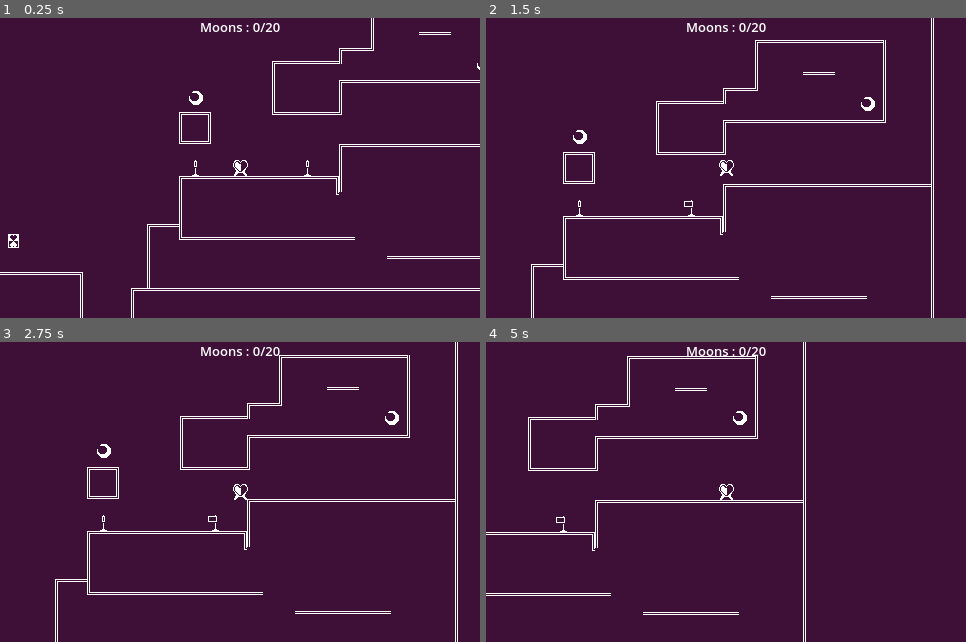
Above: before the commit, frames 1-4 (two rows, left to right).
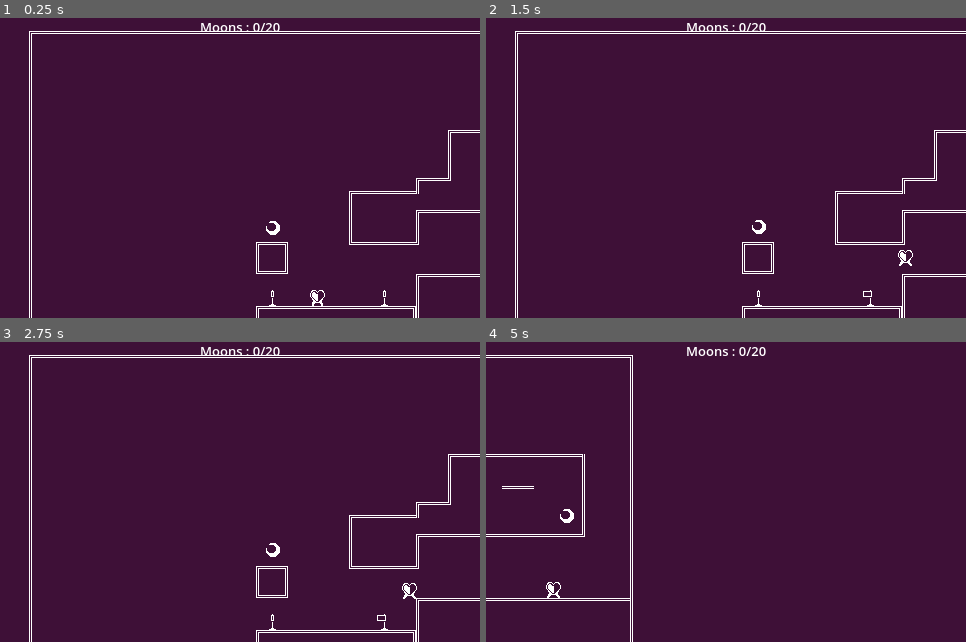
Above: after the commit, the same moments.

Repository: LeslieLlama/Offbeat-Heart
Game: Godot game, scene res://Scenes/map_01.tscn
Two runs of this game, one before a commit and one after it. Both use one fixed random seed, a clock stepped at 60 frames per second and the inputs below.
Inputs:
- Up to frame 1 (0.25 s): no input
- Up to frame 2 (1.5 s): hold Right (right) from 0.53 s (still down); tap Z (action_1) at 0.6, 1.35 s
- Up to frame 3 (2.75 s): release Right (right) at 2.03 s; hold Left (left) from 2.03 s (still down); tap Z (action_1) at 2.1 s
- Up to frame 4 (5 s): release Left (left) at 2.78 s; hold Right (right) 2.78-4.28 s; tap Z (action_1) at 2.85, 3.6, 4.35 s; hold Left (left) from 4.28 s (still down)

The runs differ from the first frame. In frame 1, 5.1% of the frame differs, in the area x 0-100%, y 0-100%; in frame 2, 5.3%, in the area x 6-100%, y 0-100%; in frame 3, 4.9%; in frame 4, 3.6%.

Commit message:
Added camera zones and rooms
Added camera zones to the map to differentiate between rooms

Diff:
--- /dev/null
+++ b/Scenes/camera_zone.tscn
@@ -0,0 +1,16 @@
+[gd_scene load_steps=3 format=3 uid="uid://ci2jrw56wm6hp"]
+
+[ext_resource type="Script" uid="uid://btff63byhj83u" path="res://Scripts/camera_zone.gd" id="1_cqx8v"]
+
+[sub_resource type="RectangleShape2D" id="RectangleShape2D_id6oe"]
+size = Vector2(480, 300)
+
+[node name="CameraZone" type="Area2D"]
+script = ExtResource("1_cqx8v")
+
+[node name="CollisionShape2D" type="CollisionShape2D" parent="."]
+position = Vector2(240, 150)
+shape = SubResource("RectangleShape2D_id6oe")
+
+[connection signal="body_entered" from="." to="." method="_on_body_entered"]
+[connection signal="body_exited" from="." to="." method="_on_body_exited"]
--- a/Scenes/map_01.tscn
+++ b/Scenes/map_01.tscn
@@ -1,11 +1,13 @@
-[gd_scene load_steps=9 format=4 uid="uid://ctnl6406yqme6"]
+[gd_scene load_steps=12 format=4 uid="uid://ctnl6406yqme6"]
 
 [ext_resource type="PackedScene" uid="uid://c6i0pa1ckktdo" path="res://Scenes/player.tscn" id="1_iq20c"]
 [ext_resource type="Texture2D" uid="uid://v1n42rcr7afr" path="res://Sprites/HeartbeatTest.png" id="1_ph8ol"]
+[ext_resource type="Texture2D" uid="uid://c2ueqg5k2dcoj" path="res://Sprites/Spikes.png" id="3_3rba1"]
 [ext_resource type="PackedScene" uid="uid://ckk80uncglfiu" path="res://Scenes/collectible.tscn" id="3_iq20c"]
 [ext_resource type="Texture2D" uid="uid://8t8i8h1itnqg" path="res://Sprites/EgressPowerupIcon.png" id="4_5230n"]
 [ext_resource type="PackedScene" uid="uid://bf6kthiki7c7q" path="res://Scenes/hud.tscn" id="5_rct2e"]
 [ext_resource type="PackedScene" uid="uid://w15mph4fuhye" path="res://Scenes/savepoint.tscn" id="6_tp66r"]
+[ext_resource type="PackedScene" uid="uid://ci2jrw56wm6hp" path="res://Scenes/camera_zone.tscn" id="8_546ff"]
 
 [sub_resource type="TileSetAtlasSource" id="TileSetAtlasSource_3rba1"]
 texture = ExtResource("1_ph8ol")
@@ -16,11 +18,18 @@
 0:2/0 = 0
 0:2/0/physics_layer_0/polygon_0/points = PackedVector2Array(-8, -8, -5.12597, -8, -4.94612, -5.03604, -8, -5.03604)
 
+[sub_resource type="TileSetAtlasSource" id="TileSetAtlasSource_546ff"]
+texture = ExtResource("3_3rba1")
+0:0/0 = 0
+0:0/0/physics_layer_0/polygon_0/points = PackedVector2Array(-8, 3.0576, 8, 2.87774, 8, 8, -8, 8)
+0:0/0/custom_data_0 = true
+
 [sub_resource type="TileSet" id="TileSet_546ff"]
 physics_layer_0/collision_layer = 1
 custom_data_layer_0/name = "Damage"
 custom_data_layer_0/type = 1
 sources/0 = SubResource("TileSetAtlasSource_3rba1")
+sources/1 = SubResource("TileSetAtlasSource_546ff")
 
 [node name="Node2D" type="Node2D"]
 
@@ -34,7 +43,7 @@
 
 [node name="TileMapLayer" type="TileMapLayer" parent="."]
 texture_filter = 1
-tile_map_data = PackedByteArray("AAAQABIAAAABAAIAAGARABIAAAA …(4288 unchanged characters)… BAAEAAAAfAAkAAAABAAEAAAAgAAkAAAABAAEAAAA=")
+tile_map_data = PackedByteArray("AAAQABIAAAABAAIAAGARABIAAAA …(4288 unchanged characters)… BAAEAAAAfAAkAAAABAAEAAAAgAAkAAAABAAEAAAALABsAAQAAAAAAAAAMABsAAQAAAAAAAAA=")
 tile_set = SubResource("TileSet_546ff")
 
 [node name="EgressPowerup" parent="." instance=ExtResource("3_iq20c")]
@@ -58,4 +67,15 @@
 [node name="Savepoint2" parent="." instance=ExtResource("6_tp66r")]
 position = Vector2(384, 280)
 
+[node name="CameraZone" parent="." instance=ExtResource("8_546ff")]
+
+[node name="CameraZone2" parent="." instance=ExtResource("8_546ff")]
+position = Vector2(480, 0)
+
+[node name="CameraZone3" parent="." instance=ExtResource("8_546ff")]
+position = Vector2(0, 300)
+
+[node name="CameraZone4" parent="." instance=ExtResource("8_546ff")]
+position = Vector2(480, 300)
+
 [editable path="EgressPowerup"]
--- /dev/null
+++ b/Scripts/camera_zone.gd
@@ -0,0 +1,9 @@
+extends Area2D
+
+func _on_body_entered(body: Node2D) -> void:
+	if body.is_in_group("player"):
+		Signals.emit_signal("new_room_entered", self)
+
+func _on_body_exited(body: Node2D) -> void:
+	if body.is_in_group("player"):
+		Signals.emit_signal("room_exited", self)
--- a/Scripts/player_movement.gd
+++ b/Scripts/player_movement.gd
@@ -5,8 +5,7 @@
 @export var gravity = 4000
 @export_range(0.0, 1.0) var friction = 0.1
 @export_range(0.0 , 1.0) var acceleration = 0.25
-
-@export var knife_prefab : PackedScene
+var cam : Camera2D
 
 var current_jumps = 0
 var max_jumps = 1
@@ -22,10 +21,16 @@
 
 var has_egress_powerup : bool = false
 
+var new_area : Area2D
+var current_area : Area2D
+
+
 func _ready() -> void:
 	facing_dir = 1
 	animated_sprite = $AnimatedSprite2D
-
+	Signals.new_room_entered.connect(_on_new_room_entered)
+	Signals.room_exited.connect(_on_room_exited)
+	cam = $Camera2D
 func _process(delta: float) -> void:
 	if Input.is_action_just_pressed("left"):
 		#animated_sprite.flip_h = true
@@ -65,7 +70,7 @@
 
 	if is_on_floor() || is_on_ceiling():
 		current_jumps = 0
-	elif dir != 0 and is_on_floor():
+	if dir != 0 and (is_on_floor() or is_on_ceiling()):
 		animated_sprite.play("walk")
 	#elif is_on_floor() == false and current_jumps >= 1:
 		#animated_sprite.play("double_jump")
@@ -103,10 +108,54 @@
 func external_death():
 	velocity = Vector2(500*-facing_dir,-500)
 	is_dead = true
-	animated_sprite.play("death")
+	#animated_sprite.play("death")
 	collision_layer = 0b00000000_00000000_00000000_00000000
 	collision_mask = 0b00000000_00000000_00000000_00000000
+	await get_tree().create_timer(1).timeout
+	respawn()
 
+func _on_new_room_entered(area: Area2D) -> void:
+	new_area = area
+	#set camera bounds on inital spawn in
+	if current_area == null:
+		_set_cam(area)
+
+func _on_room_exited(area: Area2D):
+	if new_area == null:
+		return
+	if area == new_area:
+		return
+	_set_cam(area)
+	var varb = 0
+	position = Vector2(position.x+varb, position.y)
+	varb += 20
+	current_area = new_area
+	new_area = null
+
+func _set_cam(area: Area2D):
+	var collision_shape = new_area.get_node("CollisionShape2D")
+	var size = collision_shape.shape.extents*2
+
+	#for if room is smaller than viewport size
+	var view_size = get_viewport_rect().size
+	if size.y < view_size.y:
+		size.y = view_size.y
+
+	if size.x < view_size.x:
+		size.x = view_size.x
+
+	cam.limit_top = collision_shape.global_position.y - size.y/2
+	cam.limit_left = collision_shape.global_position.x - size.x/2
+
+	cam.limit_bottom = cam.limit_top + size.y
+	cam.limit_right = cam.limit_left + size.x
+
+func respawn():
+	position = SaveSystem.current_save_position
+	is_dead = false
+	collision_layer = 0b00000000_00000000_00000000_00000001
+	collision_mask = 0b00000000_00000000_00000000_00000001
+	velocity = Vector2.ZERO
 func aquire_powerup(powerup_name):
 	if powerup_name == "egress":
 		has_egress_powerup = true
--- a/autoload/Signals.gd
+++ b/autoload/Signals.gd
@@ -4,3 +4,6 @@
 
 signal collectible_obtained(itemName)
 signal savepoint_activated(savepoint_position)
+
+signal new_room_entered(area2d : Area2D, roomname : String)
+signal room_exited(area2d : Area2D, roomname : String)
--- a/autoload/save_system.gd
+++ b/autoload/save_system.gd
@@ -4,8 +4,7 @@
 var current_save_position : Vector2
 
 func _ready() -> void:
-	#load_game()
-	pass
+	Signals.savepoint_activated.connect(set_current_savepoint_pos)
 
 func set_current_savepoint_pos(new_pos):
 	current_save_position = new_pos
Not shown, added: Scripts/camera_zone.gd.uid
